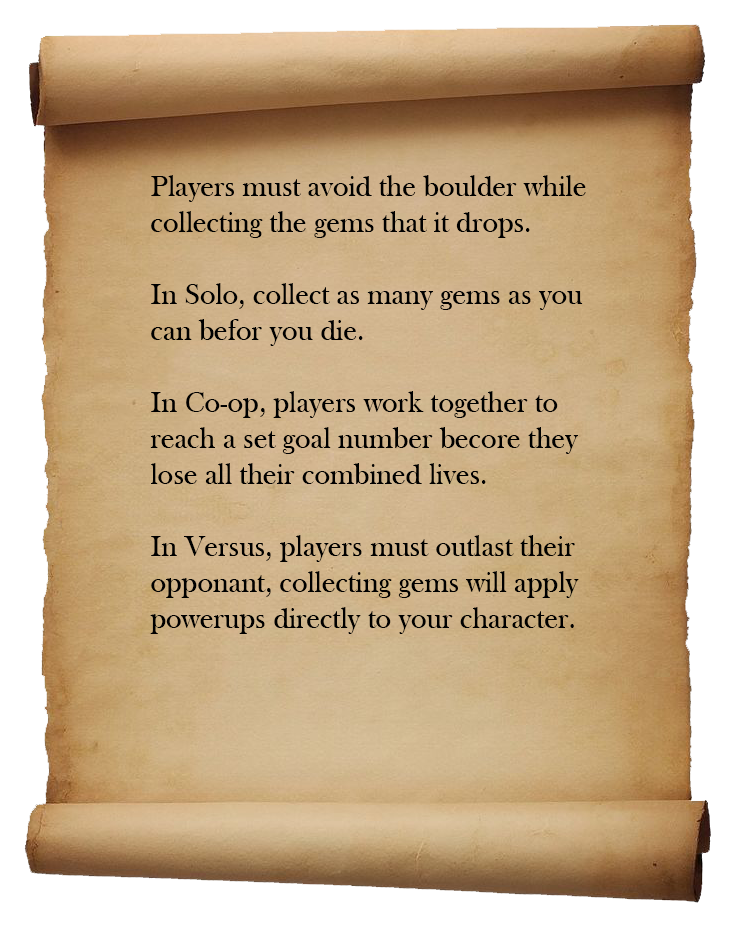
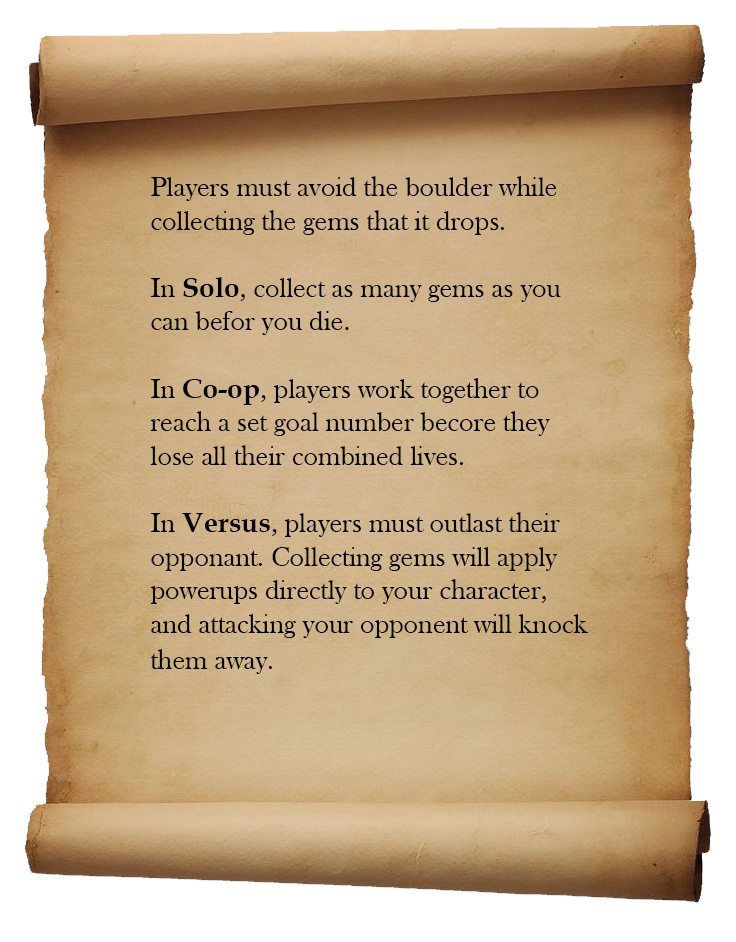
Two versions of the same layered image (736 × 942). Layer-by-layer changes:
painted on "Players must avoid the boulder while collecting the gems that i" over (150, 175, 589, 674)
